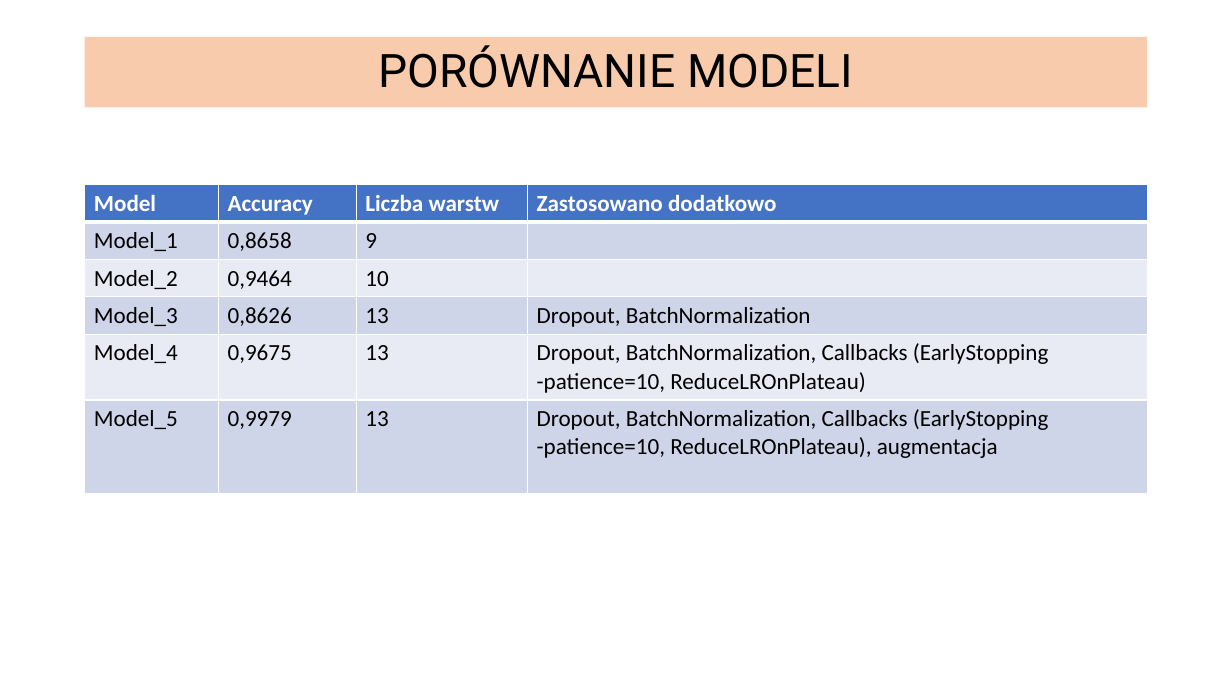
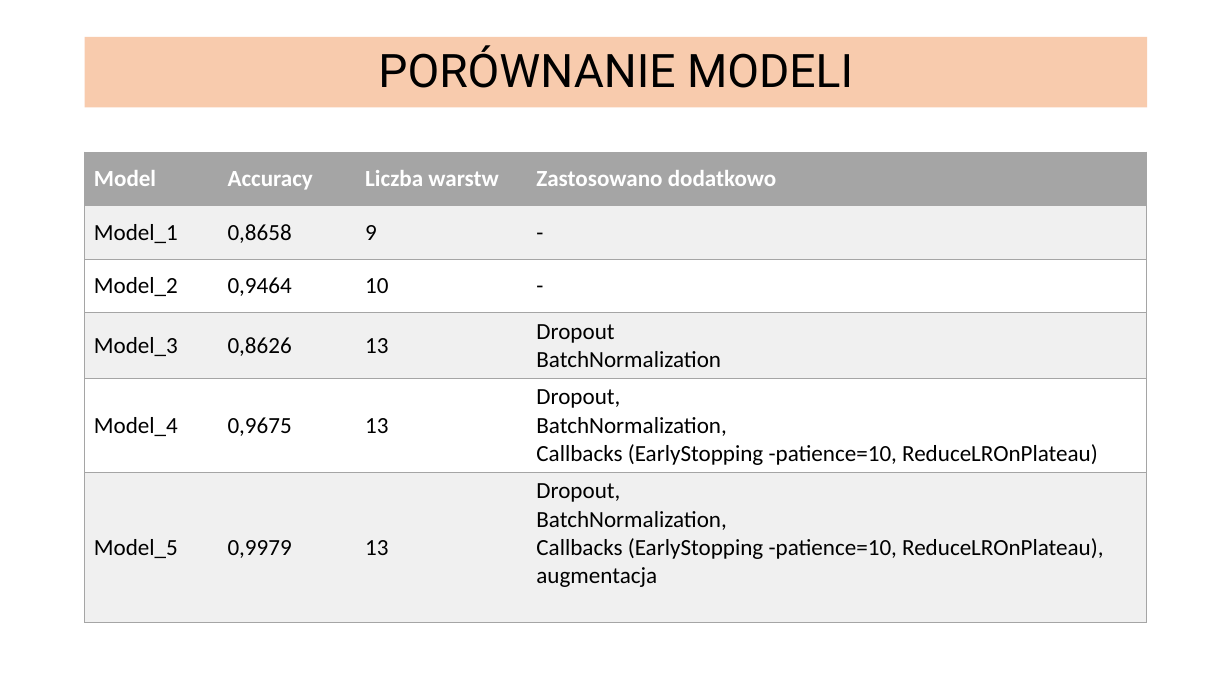
Before and after one commit to infoshareacademy/jdszr7-code-breakers, a slide deck: slide 8 of projekt_dl/SIGN LANGAUGE MNIST.pptx. Drawn at 1232x693 pixels with LibreOffice and Linux fonts; fonts in the diff are those of the drawing. Boxes give left, top, right and bottom in pixels: in the first picture for what was removed or moved away, otherwise in the second. Text is boxed around its words. In the diff, an @@ line names an element or a change of style, - is before the commit and + after.

```diff
--- a/projekt_dl/SIGN LANGAUGE MNIST.pptx
+++ b/projekt_dl/SIGN LANGAUGE MNIST.pptx
@@ table at <box>85,152,1147,618</box> @@
-row 2, column 4: 
+row 2, column 4: -
-row 3, column 4: 
+row 3, column 4: -
-row 4, column 4: Dropout, BatchNormalization
+row 4, column 4: Dropout / BatchNormalization
-row 5, column 4: Dropout, BatchNormalization, Callbacks (EarlyStopping -patience=10, ReduceLROnPlateau)
+row 5, column 4: Dropout, / BatchNormalization, / Callbacks (EarlyStopping -patience=10, ReduceLROnPlateau)
-row 6, column 4: Dropout, BatchNormalization, Callbacks (EarlyStopping -patience=10, ReduceLROnPlateau), augmentacja
+row 6, column 4: Dropout, / BatchNormalization, / Callbacks (EarlyStopping -patience=10, ReduceLROnPlateau), augmentacja
@@ fill #4472C4 to #A5A5A5 in row 1 @@
@@ fill #CFD5EA to #F0F0F0 in 12 cells @@
@@ fill #E9EBF5 to #FFFFFF in 8 cells @@
@@ borders changed @@
@@ table: place and size @@
-table at <box>85,185,1148,492</box>
+table at <box>85,152,1147,618</box>
```
Also in this commit, not shown: 9 other slides changed.
